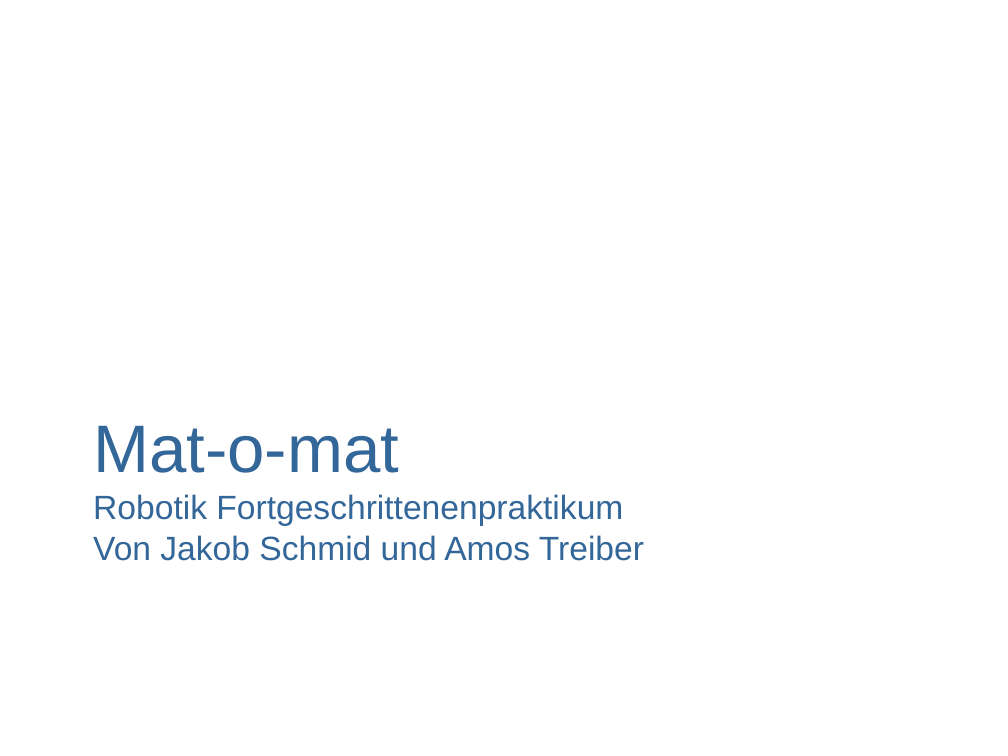
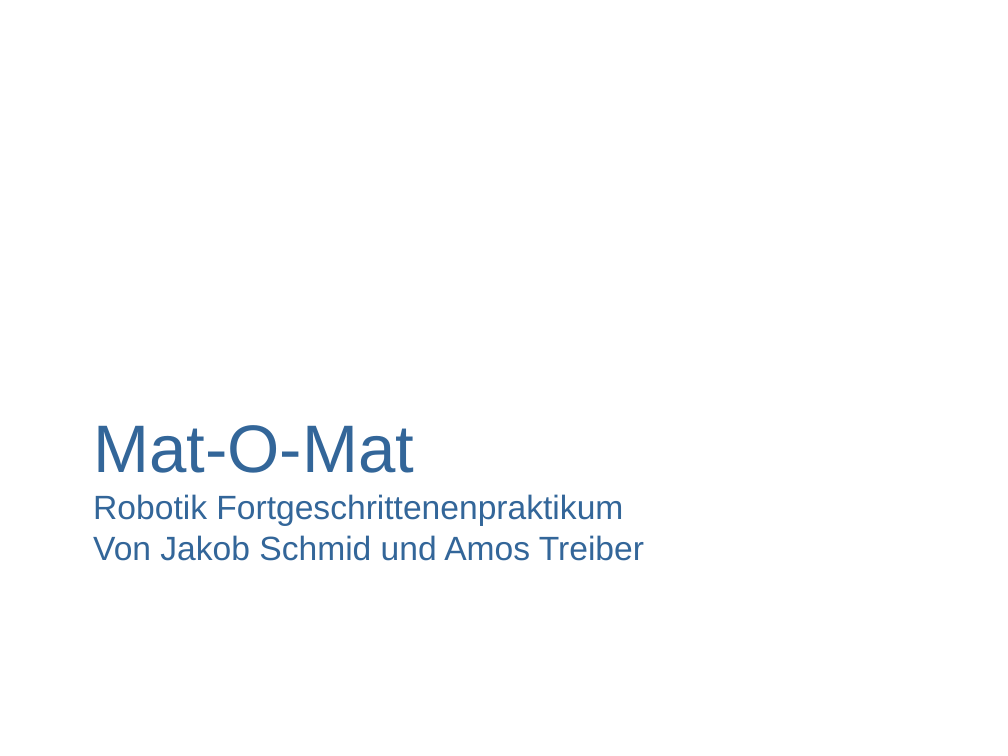
Before and after one commit to Killjen/matomat, a slide deck: slide 1 of präsi.odp. Drawn at 1008x756 pixels with LibreOffice and Linux fonts; fonts in the diff are those of the drawing; background and template pictures are left out. Boxes give left, top, right and bottom in pixels: in the first picture for what was removed or moved away, otherwise in the second. Text is boxed around its words. In the diff, an @@ line names an element or a change of style, - is before the commit and + after.

```diff
--- a/präsi.odp
+++ b/präsi.odp
@@ title at [93, 425, 414, 473]: text changed @@
-Mat-o-mat
+Mat-O-Mat
```
Also in this commit, not shown: 3 other slides changed, 1 other file.
